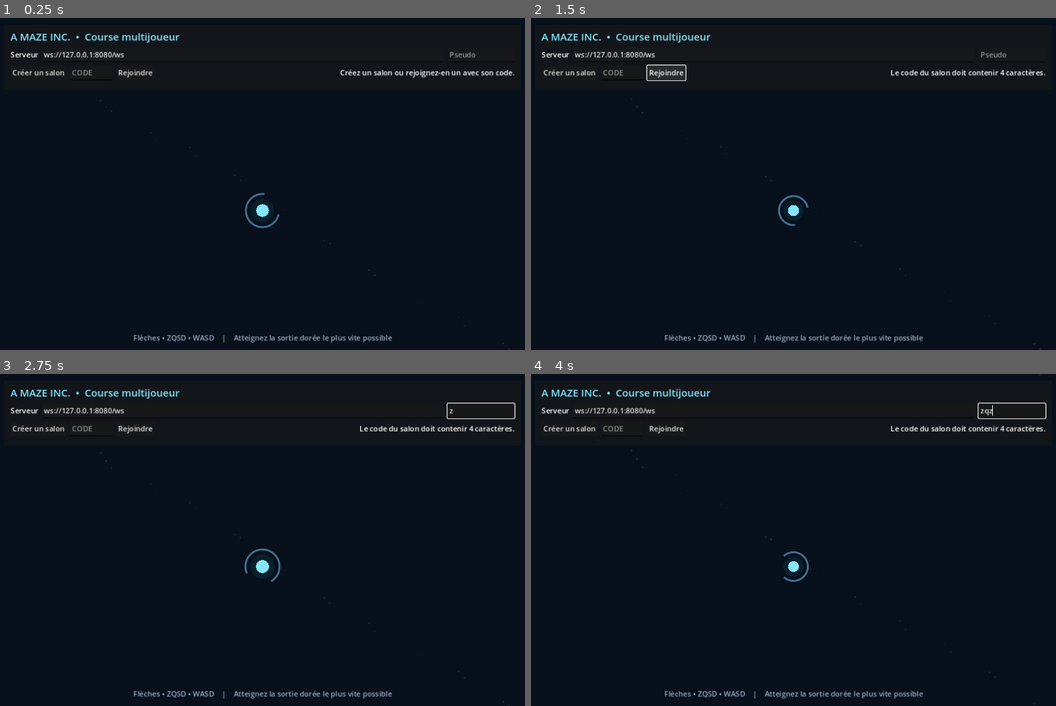
Above: before the commit, frames 1-4 (two rows, left to right).
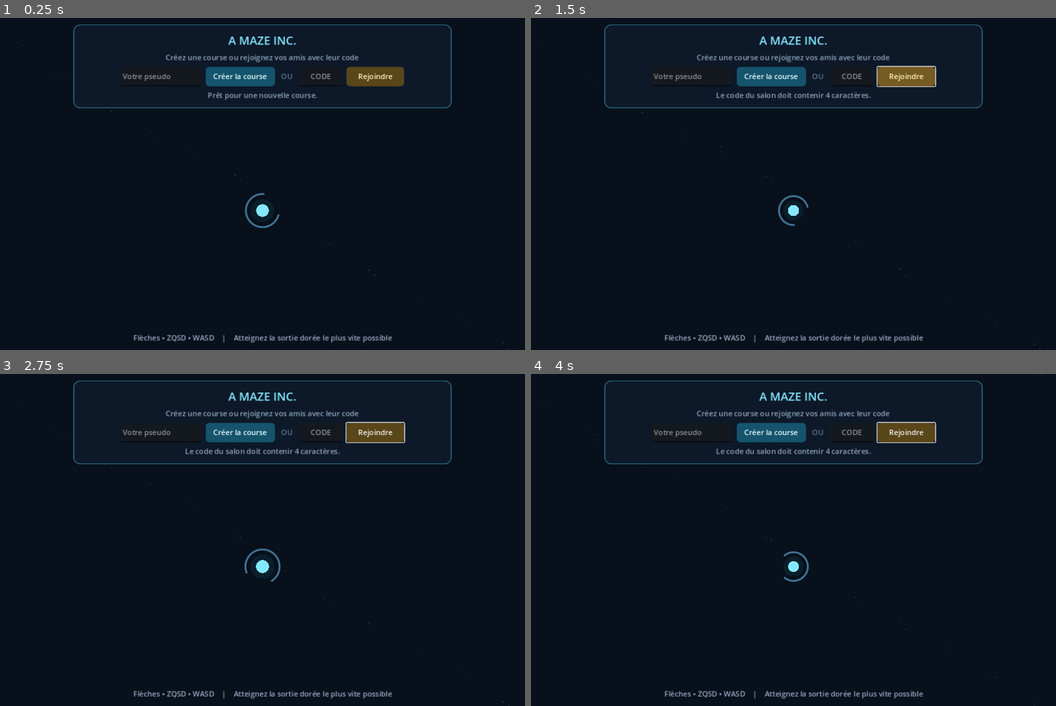
Above: after the commit, the same moments.

Repository: zarocksx/multi-maze
Game: Godot game, scene res://scenes/main.tscn
The game is run twice, just before and just after one commit, with the same random seed, the same clock (stepped at 60 frames per second) and the same inputs.
Inputs (mouse positions are in pixels of both pictures, inside the frame that each line leads up to):
- Up to frame 1 (0.25 s): no input
- Up to frame 2 (1.5 s): click "Créer un salon" (after the commit: "Créer la course") at 0.5 s; click "Rejoindre" at 1.25 s
- Up to frame 3 (2.75 s): move the mouse to (378, 523) at 2.02 s; hold Right from 2.03 s (still down); hold Z from 2.03 s (still down)
- Up to frame 4 (4 s): move the mouse to (688, 556) at 2.77 s; release Right at 2.78 s; release Z at 2.78 s; hold Down 2.78-3.53 s; tap Q at 2.85 s; move the mouse to (846, 466) at 3.52 s; hold Right from 3.53 s (still down); hold Z from 3.53 s (still down)

The runs differ from the first frame. In frame 1, 4.4% of the frame differs, in the area x 1-98%, y 2-28%; in frame 2, 4.7%; in frame 3, 4.7%; in frame 4, 4.7%.

Commit message:
Refond le panneau d’accueil et masque le serveur

Diff:
--- a/scripts/main.gd
+++ b/scripts/main.gd
@@ -60,13 +60,23 @@
 	root.add_theme_font_size_override("font_size", 17)
 	layer.add_child(root)
 
+	server_input = LineEdit.new()
+	server_input.visible = false
+	root.add_child(server_input)
+
 	panel = PanelContainer.new()
-	panel.set_anchors_preset(Control.PRESET_TOP_WIDE)
-	panel.offset_left = 16
+	panel.set_anchor(SIDE_LEFT, 0.5)
+	panel.set_anchor(SIDE_RIGHT, 0.5)
 	panel.offset_top = 14
-	panel.offset_right = -16
-	panel.custom_minimum_size.y = 142
+	panel.custom_minimum_size.y = 158
+	var lobby_style := StyleBoxFlat.new()
+	lobby_style.bg_color = Color("0d1929")
+	lobby_style.border_color = Color(0.32, 0.79, 0.95, 0.42)
+	lobby_style.set_border_width_all(2)
+	lobby_style.set_corner_radius_all(14)
+	panel.add_theme_stylebox_override("panel", lobby_style)
 	root.add_child(panel)
+	_layout_lobby_panel()
 	copy_button = Button.new()
 	copy_button.text = "Copier le code"
 	copy_button.visible = false
@@ -80,61 +90,70 @@
 	copy_button.offset_bottom = 60
 
 	var margin := MarginContainer.new()
-	margin.add_theme_constant_override("margin_left", 14)
-	margin.add_theme_constant_override("margin_top", 10)
-	margin.add_theme_constant_override("margin_right", 14)
-	margin.add_theme_constant_override("margin_bottom", 10)
+	margin.add_theme_constant_override("margin_left", 22)
+	margin.add_theme_constant_override("margin_top", 14)
+	margin.add_theme_constant_override("margin_right", 22)
+	margin.add_theme_constant_override("margin_bottom", 14)
 	panel.add_child(margin)
 
 	var rows := VBoxContainer.new()
-	rows.add_theme_constant_override("separation", 7)
+	rows.add_theme_constant_override("separation", 8)
 	margin.add_child(rows)
 
 	var title := Label.new()
-	title.text = "A MAZE INC.  •  Course multijoueur"
-	title.add_theme_font_size_override("font_size", 22)
+	title.text = "A MAZE INC."
+	title.horizontal_alignment = HORIZONTAL_ALIGNMENT_CENTER
+	title.add_theme_font_size_override("font_size", 25)
 	title.add_theme_color_override("font_color", Color("83e8ff"))
 	rows.add_child(title)
-
-	var server_row := HBoxContainer.new()
-	server_row.add_theme_constant_override("separation", 8)
-	rows.add_child(server_row)
-	var server_caption := Label.new()
-	server_caption.text = "Serveur"
-	server_row.add_child(server_caption)
-	server_input = LineEdit.new()
-	server_input.placeholder_text = "wss://jeu.exemple.fr/ws"
-	server_input.size_flags_horizontal = Control.SIZE_EXPAND_FILL
-	server_row.add_child(server_input)
+	var subtitle := Label.new()
+	subtitle.text = "Créez une course ou rejoignez vos amis avec leur code"
+	subtitle.horizontal_alignment = HORIZONTAL_ALIGNMENT_CENTER
+	subtitle.add_theme_color_override("font_color", Color("8fa5bd"))
+	rows.add_child(subtitle)
+
+	var play_row := HFlowContainer.new()
+	play_row.alignment = FlowContainer.ALIGNMENT_CENTER
+	play_row.add_theme_constant_override("h_separation", 9)
+	play_row.add_theme_constant_override("v_separation", 7)
+	rows.add_child(play_row)
 	name_input = LineEdit.new()
-	name_input.placeholder_text = "Pseudo"
+	name_input.placeholder_text = "Votre pseudo"
 	name_input.max_length = 16
-	name_input.custom_minimum_size.x = 145
-	server_row.add_child(name_input)
-
-	var play_row := HBoxContainer.new()
-	play_row.add_theme_constant_override("separation", 8)
-	rows.add_child(play_row)
+	name_input.custom_minimum_size = Vector2(175, 42)
+	play_row.add_child(name_input)
 	var create_button := Button.new()
-	create_button.text = "Créer un salon"
+	create_button.text = "Créer la course"
+	create_button.custom_minimum_size = Vector2(150, 42)
 	create_button.pressed.connect(_on_create_pressed)
+	_apply_button_style(create_button, Color("15546c"), Color("1e718e"), Color("e7fbff"))
 	play_row.add_child(create_button)
+	var or_label := Label.new()
+	or_label.text = "OU"
+	or_label.custom_minimum_size.x = 34
+	or_label.horizontal_alignment = HORIZONTAL_ALIGNMENT_CENTER
+	or_label.add_theme_color_override("font_color", Color("60758d"))
+	play_row.add_child(or_label)
 	room_input = LineEdit.new()
 	room_input.placeholder_text = "CODE"
 	room_input.max_length = 4
-	room_input.custom_minimum_size.x = 92
+	room_input.custom_minimum_size = Vector2(94, 42)
+	room_input.alignment = HORIZONTAL_ALIGNMENT_CENTER
 	room_input.text_changed.connect(_on_room_text_changed)
 	room_input.text_submitted.connect(func(_text): _on_join_pressed())
 	play_row.add_child(room_input)
 	var join_button := Button.new()
 	join_button.text = "Rejoindre"
+	join_button.custom_minimum_size = Vector2(125, 42)
 	join_button.pressed.connect(_on_join_pressed)
+	_apply_button_style(join_button, Color("594619"), Color("745c22"), Color("fff1bd"))
 	play_row.add_child(join_button)
 	status_label = Label.new()
-	status_label.text = "Créez un salon ou rejoignez-en un avec son code."
+	status_label.text = "Prêt pour une nouvelle course."
 	status_label.size_flags_horizontal = Control.SIZE_EXPAND_FILL
-	status_label.horizontal_alignment = HORIZONTAL_ALIGNMENT_RIGHT
-	play_row.add_child(status_label)
+	status_label.horizontal_alignment = HORIZONTAL_ALIGNMENT_CENTER
+	status_label.add_theme_color_override("font_color", Color("8fa5bd"))
+	rows.add_child(status_label)
 
 	var help := Label.new()
 	help.text = "Flèches • ZQSD • WASD    |    Atteignez la sortie dorée le plus vite possible"
@@ -208,6 +227,38 @@
 	score_restart_button.visible = false
 	score_restart_button.pressed.connect(_on_score_restart_pressed)
 	score_content.add_child(score_restart_button)
+
+
+func _layout_lobby_panel() -> void:
+	if not panel:
+		return
+	var panel_width := minf(820.0, get_viewport_rect().size.x - 24.0)
+	panel.offset_left = -panel_width * 0.5
+	panel.offset_right = panel_width * 0.5
+	panel.offset_bottom = 172
+
+
+func _apply_button_style(
+	button: Button,
+	normal_color: Color,
+	hover_color: Color,
+	font_color: Color
+) -> void:
+	var colors := {
+		"normal": normal_color,
+		"hover": hover_color,
+		"pressed": hover_color.darkened(0.14),
+	}
+	for state in colors:
+		var style := StyleBoxFlat.new()
+		style.bg_color = colors[state]
+		style.set_corner_radius_all(8)
+		style.content_margin_left = 12
+		style.content_margin_right = 12
+		button.add_theme_stylebox_override(state, style)
+	button.add_theme_color_override("font_color", font_color)
+	button.add_theme_color_override("font_hover_color", font_color)
+	button.add_theme_color_override("font_pressed_color", font_color)
 
 
 func _default_server_url() -> String:
@@ -871,4 +922,5 @@
 
 
 func _on_viewport_resized() -> void:
+	_layout_lobby_panel()
 	queue_redraw()
Not shown, changed: web/index.html
Not shown, changed: web/index.pck
